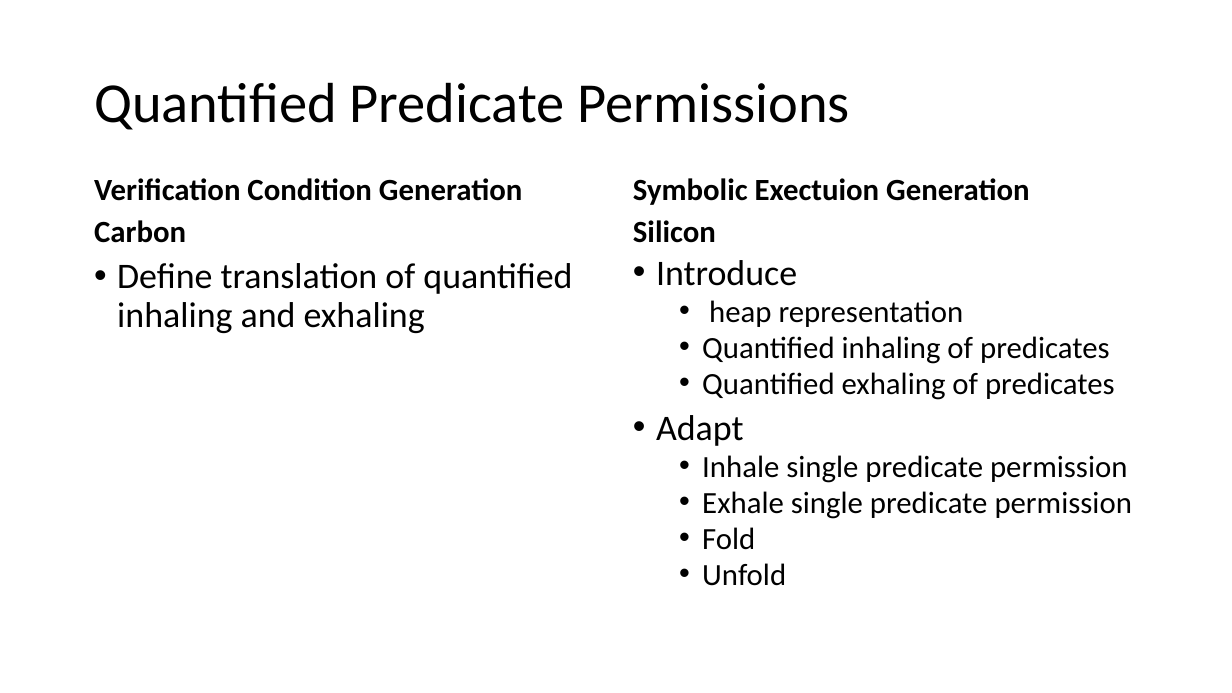
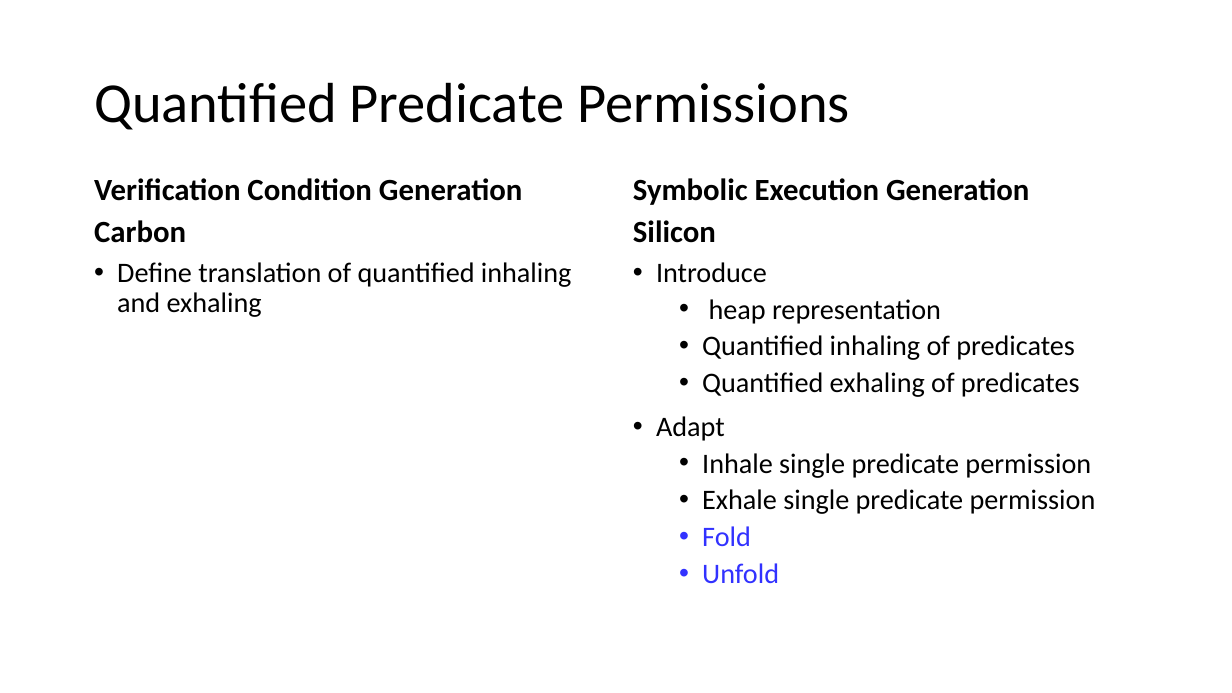
Before and after one commit to Aimenel/MT, a slide deck: slide 9 of presentations/Final Presentation/Final.pptx. Drawn at 1232x693 pixels with LibreOffice and Linux fonts; fonts in the diff are those of the drawing. Boxes give left, top, right and bottom in pixels: in the first picture for what was removed or moved away, otherwise in the second. Text is boxed around its words. In the diff, an @@ line names an element or a change of style, - is before the commit and + after.

Commit message:
pre-formatting

```diff
--- a/presentations/Final Presentation/Final.pptx
+++ b/presentations/Final Presentation/Final.pptx
@@ text at (633, 178, 1029, 205): text changed @@
-Symbolic Exectuion Generation
+Symbolic Execution Generation
@@ text "Define translation of quantified inhaling ..." at (117, 262, 572, 317): size 28 to 22 pt @@
@@ text "Introduce" at (656, 262, 1096, 583): size 28 to 22 pt in "Introduce", "Adapt"; size 24 to 22 pt; text colour #000000 to #3232FF in "Fold", "Unfold"; line spacing 0.8 to 0.9 @@
```
Also in this commit, not shown: 11 other slides changed, 4 slides added, 10 slides removed.
